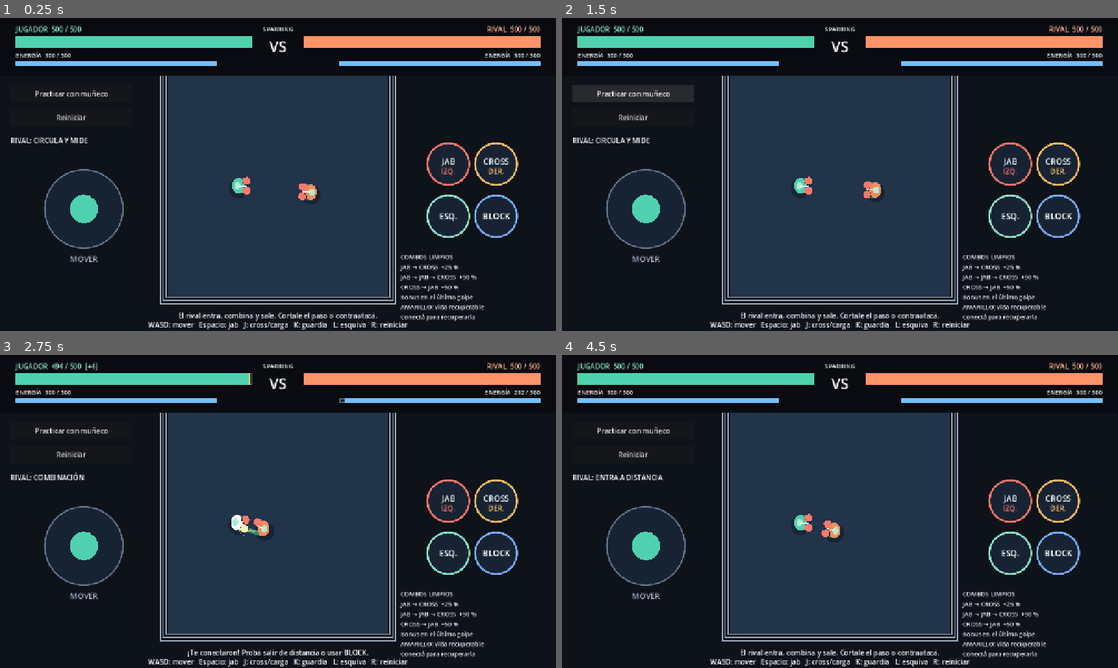
Above: before the commit, frames 1-4 (two rows, left to right).
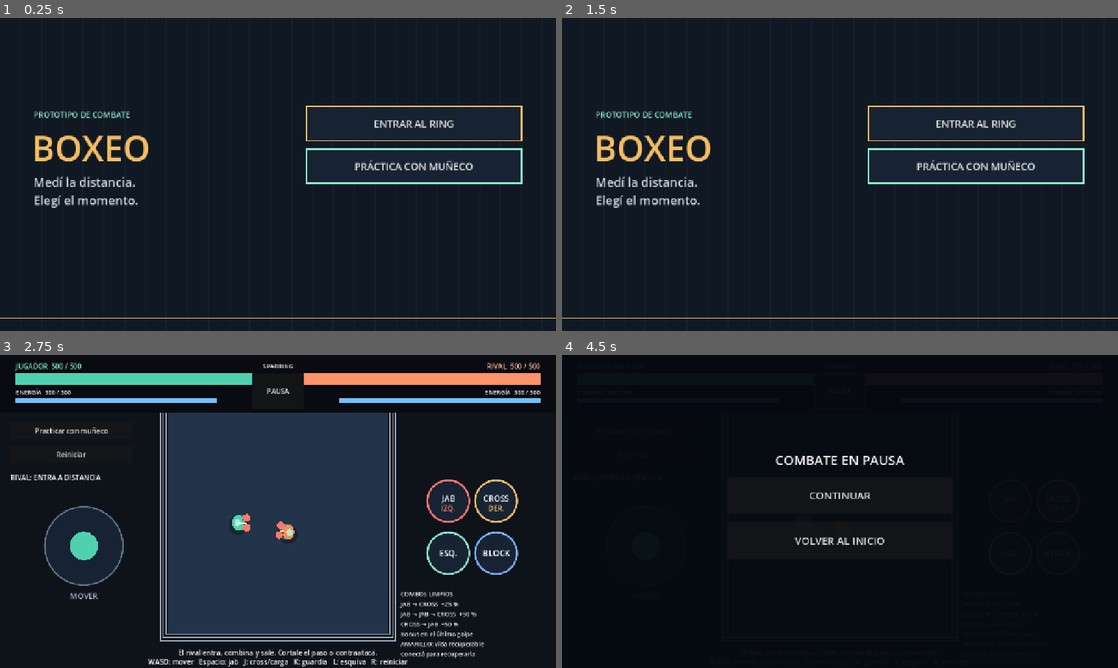
Above: after the commit, the same moments.

Repository: Mattkpo1020/boxeo-prototipo
Game: Godot game, scene res://scenes/main_menu.tscn
The game is run twice, just before and just after one commit, with the same random seed, the same clock (stepped at 60 frames per second) and the same inputs. Before the commit the project starts from res://scenes/sparring.tscn.
Inputs (mouse positions are in pixels of both pictures, inside the frame that each line leads up to):
- Up to frame 1 (0.25 s): no input
- Up to frame 2 (1.5 s): click (634, 93) at 0.5 s, where only the run before the commit has a clickable "Practicar con muñeco"; click (634, 93) at 1.25 s, where only the run before the commit has a clickable "Sparring con rival"
- Up to frame 3 (2.75 s): click (411, 461) at 2 s, where only the run after the commit has a clickable "ENTRAR AL RING"
- Up to frame 4 (4.5 s): click "Practicar con muñeco" at 2.75 s; click "Sparring con rival" at 3.5 s; click (840, 392) at 4.25 s, where only the run after the commit has a clickable "PAUSA"

The runs differ from the first frame. In frame 1, 41% of the frame differs, in the area x 0-100%, y 0-100%; in frame 2, 41%; in frame 3, 1.2%; in frame 4, 43%, in the area x 2-98%, y 2-100%.

Commit message:
Adaptar inicio, instalación web y pantalla completa para celular

Diff:
--- /dev/null
+++ b/assets/app_icon.svg
@@ -0,0 +1,7 @@
+<svg xmlns="http://www.w3.org/2000/svg" width="512" height="512" viewBox="0 0 512 512">
+<rect width="512" height="512" rx="96" fill="#101923"/>
+<path d="M80 80h352v352H80z" fill="#203246" stroke="#f6be64" stroke-width="16"/>
+<path d="M108 108h296v296H108z" fill="none" stroke="#8de8cc" stroke-width="5"/>
+<path d="M144 202h80v-30h44v124h-36v44h-88z" fill="#ff786d" stroke="#101923" stroke-width="12" stroke-linejoin="round"/>
+<path d="M368 202h-80v-30h-44v124h36v44h88z" fill="#8de8cc" stroke="#101923" stroke-width="12" stroke-linejoin="round"/>
+</svg>
--- a/project.godot
+++ b/project.godot
@@ -11,7 +11,8 @@
 [application]
 
 config/name="Boxeo — Prototipo"
-run/main_scene="res://scenes/sparring.tscn"
+run/main_scene="res://scenes/main_menu.tscn"
+config/icon="res://assets/app_icon.svg"
 config/features=PackedStringArray("4.5")
 
 [display]
@@ -21,10 +22,11 @@
 window/size/window_width_override=1152
 window/size/window_height_override=648
 window/stretch/mode="canvas_items"
+window/stretch/aspect="expand"
 
 [input_devices]
 
-pointing/emulate_mouse_from_touch=false
+pointing/emulate_mouse_from_touch=true
 
 [rendering]
 
--- /dev/null
+++ b/scenes/main_menu.tscn
@@ -0,0 +1,12 @@
+[gd_scene load_steps=2 format=3]
+
+[ext_resource type="Script" path="res://scripts/ui/main_menu.gd" id="1"]
+
+[node name="MainMenu" type="Control"]
+layout_mode = 3
+anchors_preset = 15
+anchor_right = 1.0
+anchor_bottom = 1.0
+grow_horizontal = 2
+grow_vertical = 2
+script = ExtResource("1")
--- a/scripts/combat_test.gd
+++ b/scripts/combat_test.gd
@@ -1,4 +1,7 @@
 extends Node2D
+
+const ViewportLayout = preload("res://scripts/ui/mobile_viewport.gd")
+const PauseController = preload("res://scripts/ui/combat_pause.gd")
 
 @export var sparring_enabled: bool = false
 
@@ -30,6 +33,7 @@
 	_bind_key("cross", KEY_J)
 	_bind_key("block", KEY_K)
 	_bind_key("dodge", KEY_L)
+	_bind_key("pause", KEY_ESCAPE)
 
 func _ready() -> void:
 	if sparring_enabled:
@@ -81,6 +85,10 @@
 	_on_player_recoverable_changed(player.health.recoverable_health)
 	_on_dummy_recoverable_changed(dummy.health.recoverable_health)
 	_layout_arena()
+	var pause_controller := PauseController.new()
+	pause_controller.name = "CombatPause"
+	add_child(pause_controller)
+	$HUD/Versus.hide()
 
 func _style_fight_hud() -> void:
 	# Vida grande y energía fina, con bordes rectos para el futuro arte retro.
@@ -122,15 +130,18 @@
 	$HUD/DummyLabel.add_theme_color_override("font_color", Color("ffb391"))
 
 func _layout_arena() -> void:
-	var viewport_size: Vector2 = get_viewport_rect().size
+	var full_size: Vector2 = get_viewport_rect().size
+	var safe_area: Rect2 = ViewportLayout.safe_rect(full_size)
+	var viewport_size: Vector2 = safe_area.size
 	var arena_top: float = 132.0
 	var arena_bottom: float = 80.0
 	var usable_height: float = viewport_size.y - arena_top - arena_bottom
 	var min_gutter: float = minf(168.0, viewport_size.x * 0.22)
 	var side: float = floorf(minf(usable_height, minf(viewport_size.x * 0.46, viewport_size.x - min_gutter * 2.0)))
 	ring_rect = Rect2(Vector2((viewport_size.x - side) * 0.5, arena_top + (usable_height - side) * 0.5), Vector2.ONE * side)
+	ring_rect.position += safe_area.position
 	var center: Vector2 = ring_rect.get_center()
-	var side_panel_width: float = maxf(120.0, minf(280.0, ring_rect.position.x - 24.0))
+	var side_panel_width: float = maxf(120.0, minf(280.0, ring_rect.position.x - safe_area.position.x - 24.0))
 	for control: Control in [$HUD/ModeButton, $HUD/RestartButton]:
 		control.size.x = side_panel_width
 	$RingWalls/Top.position = Vector2(center.x, ring_rect.position.y - 10)
@@ -150,22 +161,32 @@
 	if sparring_enabled:
 		dummy.arena_rect = ring_rect
 	_layout_fight_hud(viewport_size)
+	for control: Control in [$HUD/HeaderBackground, $HUD/PlayerDefense, $HUD/OpponentDefense, $HUD/PlayerHealthLabel, player_health_bar, $HUD/PlayerRecoverable, $HUD/StaminaLabel, stamina_bar, $HUD/DummyLabel, health_bar, $HUD/DummyRecoverable, $HUD/OpponentStaminaLabel, $HUD/OpponentStamina, $HUD/Title, $HUD/Versus]:
+		control.position += safe_area.position
 	$HUD/ModeButton.position = Vector2(24.0, 154.0)
 	$HUD/RestartButton.position = Vector2(24.0, 209.0)
 	$HUD/BrainState.position = Vector2(24.0, 270.0)
 	$HUD/BrainState.size.x = side_panel_width
+	for control: Control in [$HUD/ModeButton, $HUD/RestartButton, $HUD/BrainState]:
+		control.position += safe_area.position
 	$HUD/ComboMessage.position = Vector2(ring_rect.position.x - 50, ring_rect.end.y + 8)
 	$HUD/ComboMessage.size = Vector2(side + 100, 24)
-	$HUD/ComboGuide.position = Vector2(ring_rect.end.x + 28, viewport_size.y - 180)
-	$HUD/ComboGuide.size = Vector2(viewport_size.x - ring_rect.end.x - 56, 120)
+	$HUD/ComboGuide.position = Vector2(ring_rect.end.x + 28, safe_area.end.y - 180)
+	$HUD/ComboGuide.size = Vector2(safe_area.end.x - ring_rect.end.x - 56, 120)
 	# En pantallas horizontales bajas se reserva este espacio para los cuatro botones.
 	$HUD/ComboGuide.visible = viewport_size.y >= 650.0
 	feedback.position = Vector2(ring_rect.position.x - 50, ring_rect.end.y + 33)
 	feedback.size = Vector2(side + 100, 20)
-	$HUD/Help.position = Vector2(0, viewport_size.y - 26)
+	$HUD/Help.position = Vector2(safe_area.position.x, safe_area.end.y - 26)
 	$HUD/Help.size = Vector2(viewport_size.x, 24)
-	touch_controls.configure_layout(ring_rect, viewport_size)
+	touch_controls.configure_layout(ring_rect, full_size, safe_area)
 	queue_redraw()
+
+func release_combat_inputs() -> void:
+	touch_controls.release_all()
+	player.notification(NOTIFICATION_APPLICATION_FOCUS_OUT)
+	if sparring_enabled:
+		dummy.notification(NOTIFICATION_APPLICATION_FOCUS_OUT)
 
 func _layout_fight_hud(viewport_size: Vector2) -> void:
 	var margin: float = 36.0
@@ -173,6 +194,7 @@
 	var bar_width: float = (viewport_size.x - margin * 2.0 - center_gap) * 0.5
 	var right_x: float = viewport_size.x - margin - bar_width
 	var energy_width: float = bar_width * 0.85
+	$HUD/HeaderBackground.position = Vector2.ZERO
 	$HUD/HeaderBackground.size = Vector2(viewport_size.x, 132)
 	$HUD/PlayerDefense.position = Vector2(margin, 112)
 	$HUD/PlayerDefense.size = Vector2(bar_width, 18)
--- a/scripts/input/touch_controls.gd
+++ b/scripts/input/touch_controls.gd
@@ -32,14 +32,16 @@
 func _ready() -> void:
 	mouse_filter = Control.MOUSE_FILTER_IGNORE
 
-func configure_layout(ring: Rect2, viewport_size: Vector2) -> void:
+func configure_layout(ring: Rect2, viewport_size: Vector2, safe_area: Rect2 = Rect2()) -> void:
 	release_all()
-	var side_width: float = ring.position.x
+	if not safe_area.has_area():
+		safe_area = Rect2(Vector2.ZERO, viewport_size)
+	var side_width: float = ring.position.x - safe_area.position.x
 	var control_scale: float = clampf(side_width / 340.0, 0.55, 1.0)
 	joystick_radius = 90.0 * control_scale
 	button_radius = 48.0 * control_scale
-	joystick_center = Vector2(side_width * 0.5, viewport_size.y * 0.61)
-	var right_center := Vector2(viewport_size.x - side_width * 0.5, viewport_size.y * 0.55)
+	joystick_center = safe_area.position + Vector2(side_width * 0.5, safe_area.size.y * 0.61)
+	var right_center := safe_area.position + Vector2(safe_area.size.x - side_width * 0.5, safe_area.size.y * 0.55)
 	button_centers = {
 		&"jab": right_center + Vector2(-55, -60) * control_scale,
 		&"cross": right_center + Vector2(55, -60) * control_scale,
@@ -49,6 +51,10 @@
 	queue_redraw()
 
 func _input(event: InputEvent) -> void:
+	# La emulación permite usar menús Button con touch. Los controles del
+	# combate ya leen dedos reales: ignorar aquí su copia de ratón.
+	if event is InputEventMouse and event.device == InputEvent.DEVICE_ID_EMULATION:
+		return
 	if not is_visible_in_tree():
 		return
 	if event is InputEventScreenTouch:
--- /dev/null
+++ b/scripts/ui/combat_pause.gd
@@ -0,0 +1,102 @@
+extends CanvasLayer
+
+const ViewportLayout = preload("res://scripts/ui/mobile_viewport.gd")
+var _overlay: ColorRect
+var _panel: VBoxContainer
+var _heading: Label
+var _pause_button: Button
+var _resume_button: Button
+var _browser_callback: JavaScriptObject
+var _paused: bool = false
+
+func _ready() -> void:
+	layer = 30
+	process_mode = Node.PROCESS_MODE_ALWAYS
+	_pause_button = Button.new()
+	_pause_button.text = "PAUSA"
+	_pause_button.add_theme_font_size_override("font_size", 16)
+	_pause_button.pressed.connect(pause_combat)
+	add_child(_pause_button)
+	_overlay = ColorRect.new()
+	_overlay.color = Color(0.025, 0.04, 0.065, 0.96)
+	_overlay.set_anchors_and_offsets_preset(Control.PRESET_FULL_RECT)
+	add_child(_overlay)
+	_panel = VBoxContainer.new()
+	_panel.add_theme_constant_override("separation", 18)
+	_overlay.add_child(_panel)
+	_heading = Label.new()
+	_heading.text = "COMBATE EN PAUSA"
+	_heading.horizontal_alignment = HORIZONTAL_ALIGNMENT_CENTER
+	_heading.add_theme_font_size_override("font_size", 30)
+	_panel.add_child(_heading)
+	_resume_button = _button("CONTINUAR", resume_combat)
+	_button("VOLVER AL INICIO", return_to_menu)
+	_overlay.hide()
+	get_viewport().size_changed.connect(_layout)
+	if OS.has_feature("web"):
+		_browser_callback = JavaScriptBridge.create_callback(_on_browser_hidden)
+		var bridge := JavaScriptBridge.get_interface("BoxingWeb")
+		if bridge != null:
+			bridge.setPauseHandler(_browser_callback)
+	_layout()
+
+func _button(title: String, action: Callable) -> Button:
+	var button := Button.new()
+	button.text = title
+	button.custom_minimum_size = Vector2(0, 86)
+	button.add_theme_font_size_override("font_size", 24)
+	button.pressed.connect(action)
+	_panel.add_child(button)
+	return button
+
+func _layout() -> void:
+	var area: Rect2 = ViewportLayout.safe_rect(get_viewport().get_visible_rect().size)
+	_pause_button.position = Vector2(area.get_center().x - 60, area.position.y + 42)
+	_pause_button.size = Vector2(120, 82)
+	_panel.size.x = minf(520.0, area.size.x - 64.0)
+	_panel.position = area.get_center() - Vector2(_panel.size.x * 0.5, 140)
+	if area.size.y > area.size.x:
+		pause_combat()
+	_resume_button.disabled = area.size.y > area.size.x
+
+func pause_combat() -> void:
+	if _paused:
+		return
+	_paused = true
+	get_parent().release_combat_inputs()
+	_overlay.show()
+	get_tree().paused = true
+
+func resume_combat() -> void:
+	if _resume_button.disabled:
+		return
+	get_parent().release_combat_inputs()
+	_paused = false
+	_overlay.hide()
+	get_tree().paused = false
+
+func return_to_menu() -> void:
+	get_tree().paused = false
+	get_tree().change_scene_to_file.call_deferred("res://scenes/main_menu.tscn")
+
+func _on_browser_hidden(arguments: Array) -> void:
+	if not arguments.is_empty() and bool(arguments[0]):
+		pause_combat.call_deferred()
+
+func _unhandled_key_input(event: InputEvent) -> void:
+	if event.is_action_pressed("pause") and not event.is_echo():
+		if _paused:
+			resume_combat()
+		else:
+			pause_combat()
+		get_viewport().set_input_as_handled()
+
+func _notification(what: int) -> void:
+	if is_node_ready() and (what == NOTIFICATION_APPLICATION_FOCUS_OUT or what == NOTIFICATION_WM_WINDOW_FOCUS_OUT):
+		pause_combat.call_deferred()
+
+func _exit_tree() -> void:
+	if OS.has_feature("web"):
+		JavaScriptBridge.eval("window.BoxingWeb && window.BoxingWeb.setPauseHandler(null)")
+	_browser_callback = null
+	get_tree().paused = false
--- /dev/null
+++ b/scripts/ui/main_menu.gd
@@ -0,0 +1,98 @@
+extends Control
+
+const ViewportLayout = preload("res://scripts/ui/mobile_viewport.gd")
+var _title: Label
+var _subtitle: Label
+var _tag: Label
+var _actions: VBoxContainer
+var _update: Button
+var _leaving: bool = false
+
+func _ready() -> void:
+	_title = _label("BOXEO", 80, Color("f6be64"))
+	_tag = _label("PROTOTIPO DE COMBATE", 18, Color("8de8cc"))
+	_subtitle = _label("Medí la distancia.\nElegí el momento.", 28, Color("ced8e4"))
+	_actions = VBoxContainer.new()
+	_actions.add_theme_constant_override("separation", 16)
+	add_child(_actions)
+	_button("ENTRAR AL RING", Color("f6be64"), start_sparring)
+	_button("PRÁCTICA CON MUÑECO", Color("8de8cc"), start_practice)
+	if OS.has_feature("web"):
+		var standalone: bool = bool(JavaScriptBridge.eval("window.BoxingWeb && window.BoxingWeb.isStandalone()"))
+		if not standalone:
+			_button("INSTALAR EN IPHONE", Color("7bafff"), _show_install)
+		_update = _button("ACTUALIZAR JUEGO", Color("f6be64"), _apply_update)
+		_update.visible = JavaScriptBridge.pwa_needs_update()
+		JavaScriptBridge.pwa_update_available.connect(_show_update)
+	get_viewport().size_changed.connect(_layout)
+	_layout()
+
+func _label(text_value: String, font_size: int, color: Color) -> Label:
+	var label := Label.new()
+	label.text = text_value
+	label.add_theme_font_size_override("font_size", font_size)
+	label.add_theme_color_override("font_color", color)
+	add_child(label)
+	return label
+
+func _button(title: String, color: Color, action: Callable) -> Button:
+	var button := Button.new()
+	button.text = title
+	button.custom_minimum_size = Vector2(0, 82)
+	button.add_theme_font_size_override("font_size", 23)
+	var style := StyleBoxFlat.new()
+	style.bg_color = Color("172333")
+	style.border_color = color
+	style.set_border_width_all(3)
+	style.set_content_margin_all(14)
+	button.add_theme_stylebox_override("normal", style)
+	var highlighted := style.duplicate() as StyleBoxFlat
+	highlighted.bg_color = Color("293c50")
+	button.add_theme_stylebox_override("hover", highlighted)
+	button.add_theme_stylebox_override("pressed", highlighted)
+	button.pressed.connect(action)
+	_actions.add_child(button)
+	return button
+
+func _layout() -> void:
+	var area: Rect2 = ViewportLayout.safe_rect(get_viewport_rect().size)
+	var inset: float = maxf(40.0, area.size.x * 0.06)
+	_tag.position = area.position + Vector2(inset, area.size.y * 0.29)
+	_title.position = _tag.position + Vector2(-4, 34)
+	_subtitle.position = _title.position + Vector2(4, 115)
+	_actions.size.x = minf(500.0, area.size.x * 0.43)
+	_actions.position = Vector2(area.end.x - inset - _actions.size.x, area.position.y + area.size.y * 0.5 - 158)
+	queue_redraw()
+
+func _draw() -> void:
+	draw_rect(Rect2(Vector2.ZERO, size), Color("101923"))
+	for x in range(0, int(size.x), 48):
+		draw_line(Vector2(x, 0), Vector2(x, size.y), Color(0.2, 0.35, 0.45, 0.12))
+	draw_line(Vector2(0, size.y - 30), Vector2(size.x, size.y - 30), Color("f6be64"), 3)
+
+func start_sparring() -> void:
+	_start("res://scenes/sparring.tscn")
+
+func start_practice() -> void:
+	_start("res://scenes/combat_test.tscn")
+
+func _start(path: String) -> void:
+	if _leaving:
+		return
+	_leaving = true
+	_open_scene.call_deferred(path)
+
+func _open_scene(path: String) -> void:
+	var error: Error = get_tree().change_scene_to_file(path)
+	if error != OK:
+		_leaving = false
+		push_error("No se pudo abrir el modo de juego: " + error_string(error))
+
+func _show_install() -> void:
+	JavaScriptBridge.eval("window.BoxingWeb && window.BoxingWeb.showInstall()")
+
+func _show_update() -> void:
+	_update.show()
+
+func _apply_update() -> void:
+	JavaScriptBridge.pwa_update()
--- /dev/null
+++ b/scripts/ui/mobile_viewport.gd
@@ -0,0 +1,20 @@
+extends RefCounted
+
+# Convierte los márgenes CSS del iPhone al espacio lógico del juego.
+# En escritorio y en pruebas sin navegador usa todo el viewport.
+static func safe_rect(viewport_size: Vector2) -> Rect2:
+	var result := Rect2(Vector2.ZERO, viewport_size)
+	if not OS.has_feature("web"):
+		return result
+	var raw = JavaScriptBridge.eval("window.BoxingWeb ? JSON.stringify(window.BoxingWeb.safeArea()) : null")
+	if not raw is String:
+		return result
+	var data = JSON.parse_string(raw)
+	if not data is Dictionary:
+		return result
+	var scale := viewport_size / Vector2(maxf(float(data.get("width", 1)), 1.0), maxf(float(data.get("height", 1)), 1.0))
+	var leading := Vector2(float(data.get("left", 0)), float(data.get("top", 0))) * scale
+	var trailing := Vector2(float(data.get("right", 0)), float(data.get("bottom", 0))) * scale
+	result.position = leading
+	result.size = (viewport_size - leading - trailing).max(Vector2.ONE)
+	return result
--- /dev/null
+++ b/tests/mobile_app_smoke.gd
@@ -0,0 +1,92 @@
+extends SceneTree
+
+var _failures: int = 0
+
+func _initialize() -> void:
+	_run.call_deferred()
+
+func _expect(condition: bool, message: String) -> void:
+	if not condition:
+		_failures += 1
+		push_error(message)
+
+func _frames(count: int) -> void:
+	for index in count:
+		await physics_frame
+	await process_frame
+
+func _tap(point: Vector2) -> void:
+	var touch := InputEventScreenTouch.new()
+	touch.index = 0
+	touch.position = point
+	touch.pressed = true
+	Input.parse_input_event(touch)
+	await _frames(1)
+	touch = InputEventScreenTouch.new()
+	touch.index = 0
+	touch.position = point
+	touch.pressed = false
+	Input.parse_input_event(touch)
+	await _frames(3)
+
+func _run() -> void:
+	root.size = Vector2i(1280, 720)
+	root.content_scale_size = Vector2i(1280, 720)
+	var menu: Node = load("res://scenes/main_menu.tscn").instantiate()
+	root.add_child(menu)
+	current_scene = menu
+	await _frames(30)
+	_expect(menu.get_node_or_null("Player") == null and not menu._leaving, "El inicio no debe cargar peleadores ni comenzar el combate solo.")
+	var play: Button = menu._actions.get_child(0)
+	await _tap(play.get_global_rect().get_center())
+	_expect(current_scene != menu and current_scene.get_node_or_null("Opponent") != null, "El botón inicial debe aceptar un toque real y abrir sparring.")
+	var scene: Node = current_scene
+	var player: FighterBody = scene.get_node("Player")
+	var rival: FighterBody = scene.get_node("Opponent")
+	var controller: Node = scene.get_node("CombatPause")
+	player.set_touch_cross(true)
+	await _frames(12)
+	controller.pause_combat()
+	_expect(paused and controller._overlay.visible, "Pausar debe mostrar el menú y detener el árbol.")
+	_expect(player.attack_state == FighterBody.AttackState.IDLE and not player._touch_cross_held, "La pausa debe cancelar carga y entradas touch.")
+	var player_position: Vector2 = player.position
+	var rival_position: Vector2 = rival.position
+	var energy: float = player.stamina
+	var hp: float = player.health.current_health
+	player.health.recoverable_health = 20.0
+	player.health._decay_delay_left = 0.0
+	await _frames(90)
+	_expect(player.position == player_position and rival.position == rival_position, "La pausa debe congelar movimiento e IA.")
+	_expect(is_equal_approx(player.stamina, energy) and is_equal_approx(player.health.current_health, hp) and is_equal_approx(player.health.recoverable_health, 20.0), "La pausa debe congelar energía, vida y reserva amarilla.")
+	await _tap(controller._resume_button.get_global_rect().get_center())
+	_expect(not paused and not controller._overlay.visible, "Continuar debe funcionar con touch mientras el árbol está pausado.")
+	player.set_touch_cross(false)
+	_expect(player.attack_state == FighterBody.AttackState.IDLE, "Volver de pausa no debe lanzar un cross viejo.")
+
+	# El canvas se adapta al formato del teléfono, sin franjas por aspecto fijo.
+	root.size = Vector2i(844, 390)
+	await _frames(4)
+	var logical: Vector2 = root.get_visible_rect().size
+	_expect(absf(logical.x / logical.y - 844.0 / 390.0) < 0.01, "El viewport debe conservar el aspecto real del celular.")
+	_expect(is_equal_approx(scene.ring_rect.size.x, scene.ring_rect.size.y), "El ring debe seguir cuadrado en el nuevo formato.")
+	root.size = Vector2i(390, 844)
+	await _frames(4)
+	_expect(paused and controller._resume_button.disabled, "Girar a vertical debe pausar el combate y bloquear reanudación.")
+	root.size = Vector2i(844, 390)
+	await _frames(4)
+	_expect(paused and not controller._resume_button.disabled, "Volver a horizontal debe permitir continuar sin reanudar por sorpresa.")
+	controller.resume_combat()
+	controller.notification(Node.NOTIFICATION_APPLICATION_FOCUS_OUT)
+	await _frames(3)
+	_expect(paused, "Cambiar de app debe pausar el combate.")
+	controller.return_to_menu()
+	await _frames(5)
+	_expect(not paused and current_scene.get_node_or_null("Player") == null, "Volver al inicio debe liberar la pausa y sacar el combate.")
+	menu = current_scene
+	menu.start_practice()
+	await _frames(5)
+	_expect(current_scene.get_node_or_null("TrainingDummy") != null and current_scene.get_node_or_null("Opponent") == null, "El inicio también debe abrir práctica.")
+	current_scene.queue_free()
+	await process_frame
+	print("MOBILE_APP_SMOKE: ", "PASS" if _failures == 0 else "FAIL (%d)" % _failures)
+	quit(0 if _failures == 0 else 1)
Not shown, added: assets/app_icon.svg.import
Not shown, changed: export_presets.cfg
Not shown, added: scripts/ui/combat_pause.gd.uid
Not shown, added: scripts/ui/main_menu.gd.uid
Not shown, added: scripts/ui/mobile_viewport.gd.uid
Not shown, changed: COMBAT_ROADMAP.md
Not shown, changed: WEB_PUBLISHING.md
